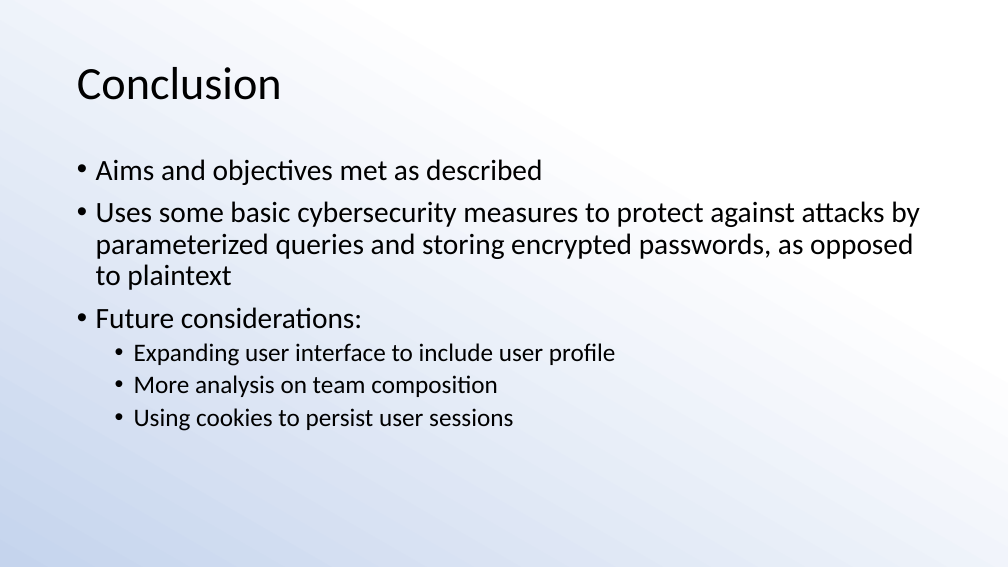
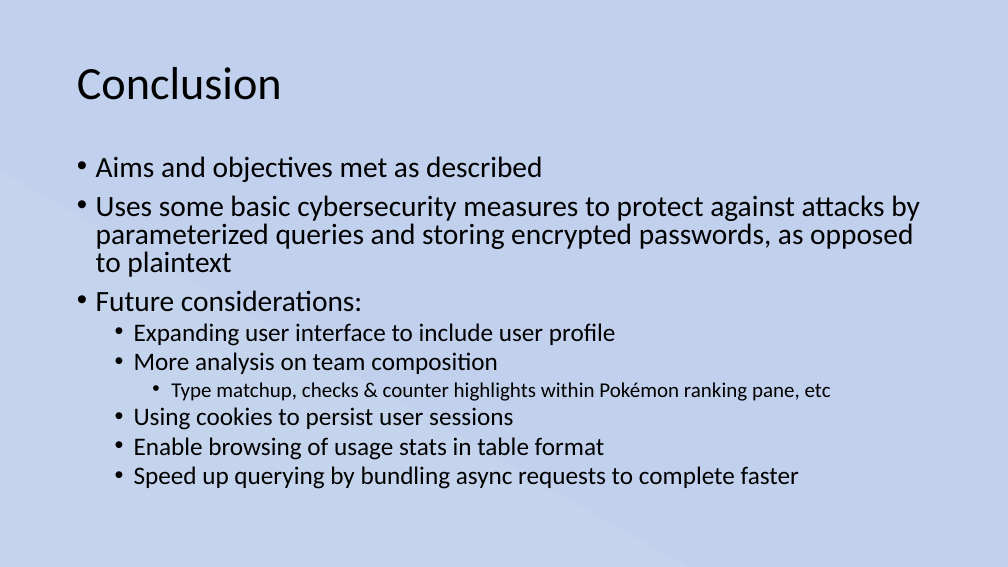
Before and after one commit to Stu-Gotz/pgmp, a slide deck: slide 18 of Presentation.pptx. Drawn at 1008x567 pixels with LibreOffice and Linux fonts; fonts in the diff are those of the drawing. Boxes give left, top, right and bottom in pixels: in the first picture for what was removed or moved away, otherwise in the second. Text is boxed around its words. In the diff, an @@ line names an element or a change of style, - is before the commit and + after.

```diff
--- a/Presentation.pptx
+++ b/Presentation.pptx
@@ background gradient #FFFFFF to #C5D4ED to #CFDBF0 to #ABC0E4 to #C7D5ED to gradient #C1D0EC to #C5D4ED to #CFDBF0 to #ABC0E4 to #C7D5ED @@
@@ text at <box>96,156,920,430</box>: line spacing 0.9 to 0.8 @@
@@ text at <box>171,382,831,401</box>: paragraph added @@
+    • Type matchup, checks & counter highlights within Pokémon ranking pane, etc
@@ text at <box>134,437,799,489</box>: paragraphs added @@
+  • Enable browsing of usage stats in table format
+  • Speed up querying by bundling async requests to complete faster
```
Also in this commit, not shown: 17 other slides changed, 1 slide added, 1 slide removed, 1 other file.
